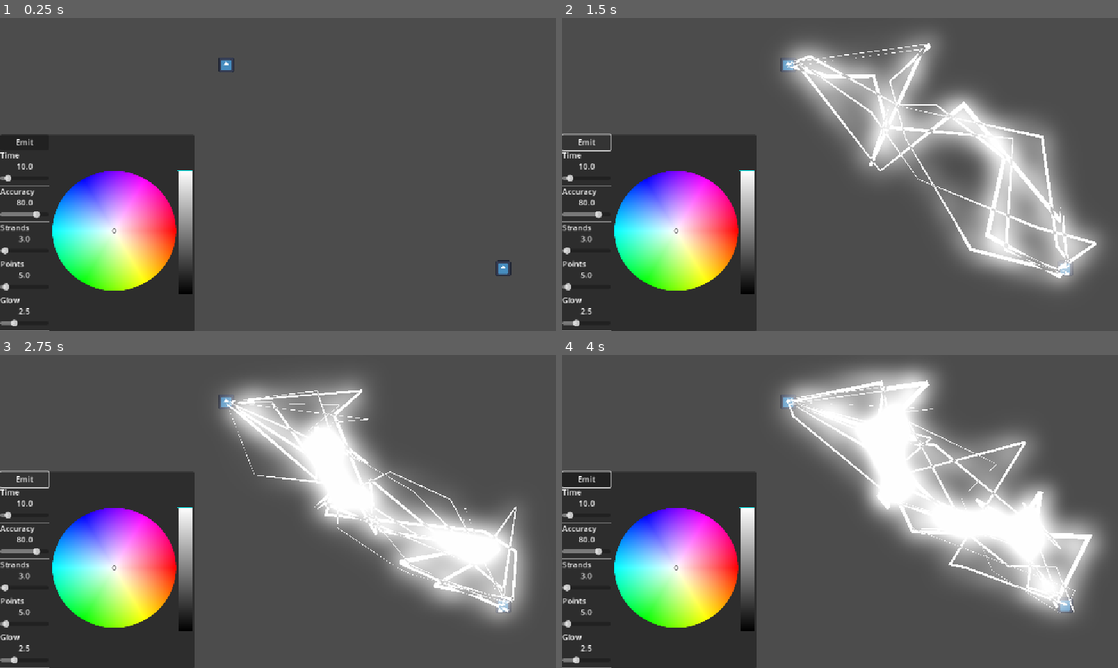
Above: before the commit, frames 1-4 (two rows, left to right).
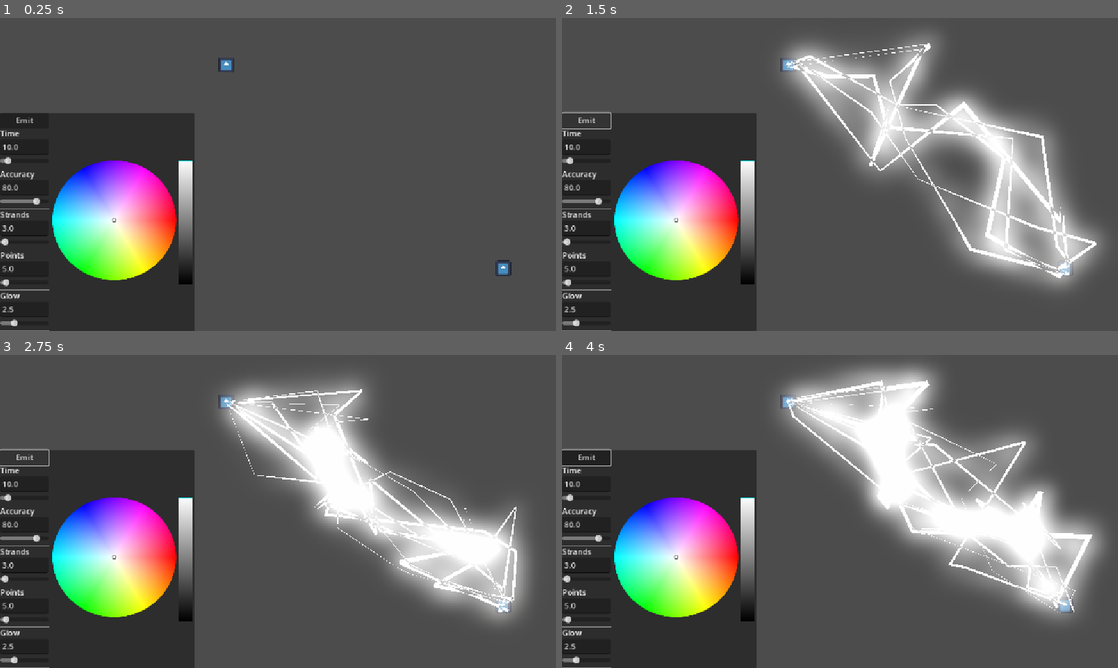
Above: after the commit, the same moments.

Repository: Coltari/line2d-lightning
Game: Godot game, scene res://root.tscn
The game is run twice, just before and just after one commit, with the same random seed, the same clock (stepped at 60 frames per second) and the same inputs. The engine's default icon, where the game draws it, is replaced by a stand-in: a white triangle on a blue panel in a dark square.
Inputs (mouse positions are in pixels of both pictures, inside the frame that each line leads up to):
- Up to frame 1 (0.25 s): no input
- Up to frame 2 (1.5 s): click "Emit" at 0.5 s; click "Emit" at 1.25 s
- Up to frame 3 (2.75 s): click "Emit" at 2 s
- Up to frame 4 (4 s): move the mouse to (789, 401) at 2.77 s; click (789, 401) at 2.92 s; move the mouse to (1062, 605) at 3.52 s; click (1062, 605) at 3.67 s

The runs differ from the first frame. In frame 1, 11% of the frame differs, in the area x 0-35%, y 30-96%; in frame 2, 11%; in frame 3, 11%; in frame 4, 11%, in the area x 0-35%, y 29-96%.

Commit message:
Value Labels now also inputs.

Diff:
--- a/attribute_slider.gd
+++ b/attribute_slider.gd
@@ -35,7 +35,7 @@
 		h_slider.value = new_value
 
 @onready var attribute_label: Label = %AttributeLabel
-@onready var value_label: Label = %ValueLabel
+@onready var value_label: LineEdit = %ValueLabel
 @onready var h_slider: HSlider = %HSlider
 
 signal value_changed(new_value : float)
@@ -47,6 +47,7 @@
 	h_slider.max_value = maximum
 	h_slider.step = step
 	h_slider.value_changed.connect(on_value_changed)
+	value_label.text_changed.connect(value_input)
 
 func on_value_changed(_new_value : float) -> void:
 	var text_value := str(snapped(value, 0.01))
@@ -56,3 +57,8 @@
 func until_ready() -> void:
 	if not is_node_ready():
 		await ready
+
+func value_input(new_text : String) -> void:
+	var float_value = clamp(float(new_text),minimum,maximum)
+	h_slider.value = float_value
+	value_label.text = str(float_value)
--- a/attribute_slider.tscn
+++ b/attribute_slider.tscn
@@ -13,11 +13,10 @@
 layout_mode = 2
 text = "Attribute"
 
-[node name="ValueLabel" type="Label" parent="."]
+[node name="ValueLabel" type="LineEdit" parent="."]
 unique_name_in_owner = true
 layout_mode = 2
 text = "1.0"
-horizontal_alignment = 1
 
 [node name="HSlider" type="HSlider" parent="."]
 unique_name_in_owner = true
